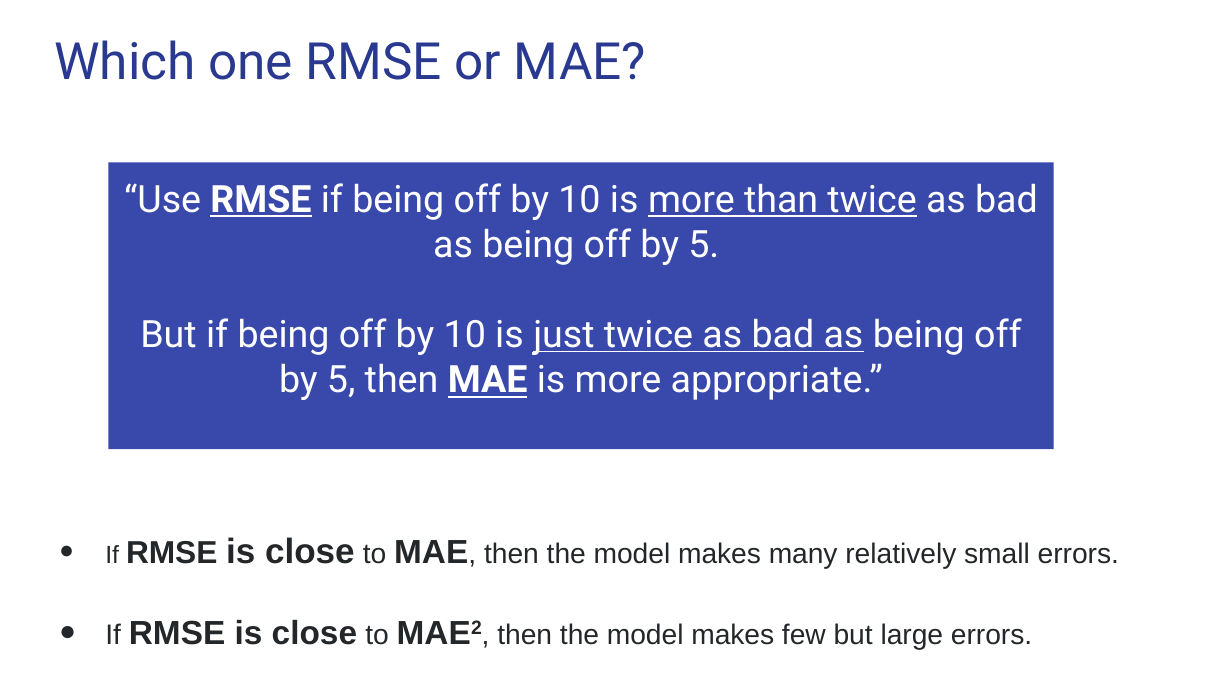
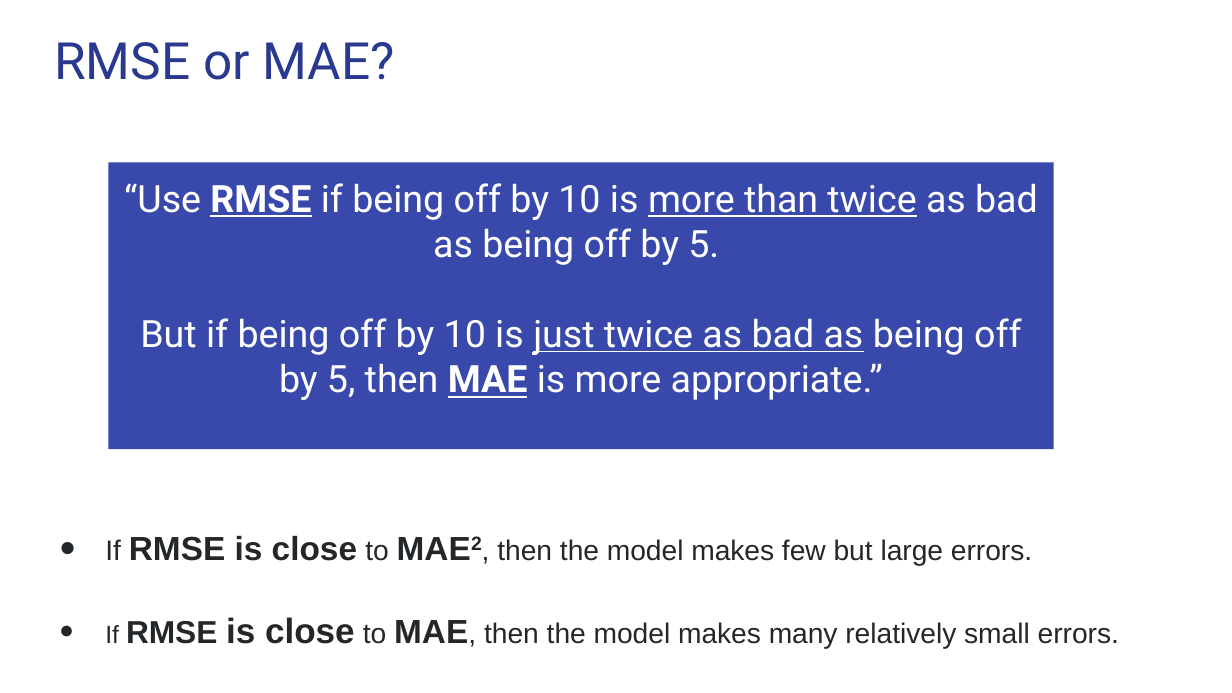
Before and after one commit to salma71/MSDS_SU2020, a slide deck: slide 6 of Recommender_system612/week_3/presentation/Evaluating_recommender_system.pptx. Drawn at 1232x693 pixels with LibreOffice and Linux fonts; fonts in the diff are those of the drawing. Boxes give left, top, right and bottom in pixels: in the first picture for what was removed or moved away, otherwise in the second. Text is boxed around its words. In the diff, an @@ line names an element or a change of style, - is before the commit and + after.

```diff
--- a/Recommender_system612/week_3/presentation/Evaluating_recommender_system.pptx
+++ b/Recommender_system612/week_3/presentation/Evaluating_recommender_system.pptx
@@ title at [54,42,394,80]: text changed @@
-Which one RMSE or MAE?
+RMSE or MAE?
@@ text at [105,536,1032,565]: paragraph added @@
+● If RMSE is close to MAE2, then the model makes few but large errors.
@@ text at [105,620,1032,650]: paragraph removed @@
-● If RMSE is close to MAE2, then the model makes few but large errors.
```
Also in this commit, not shown: 3 other slides changed, 2 slides added, 1 slide removed, 3 other files.
